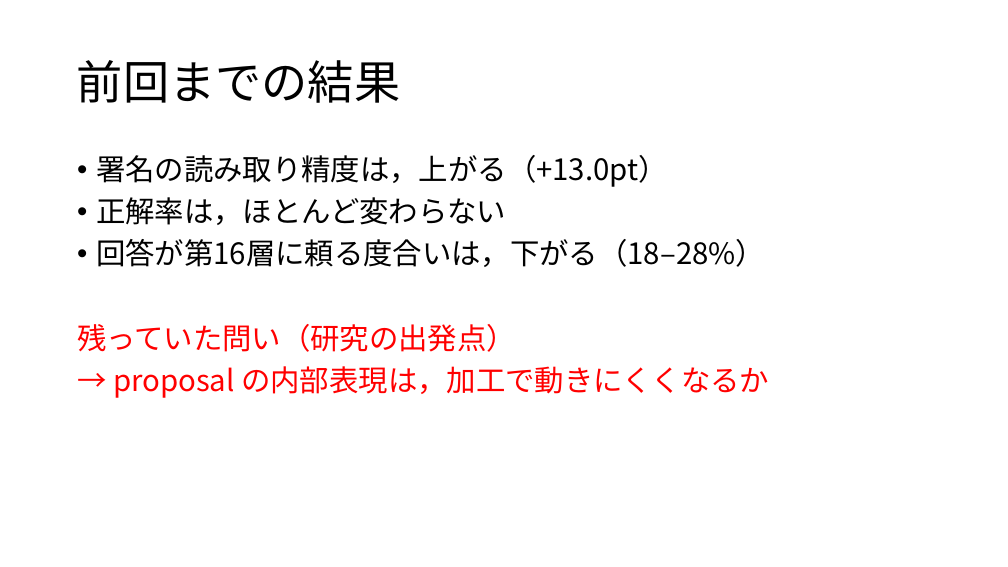
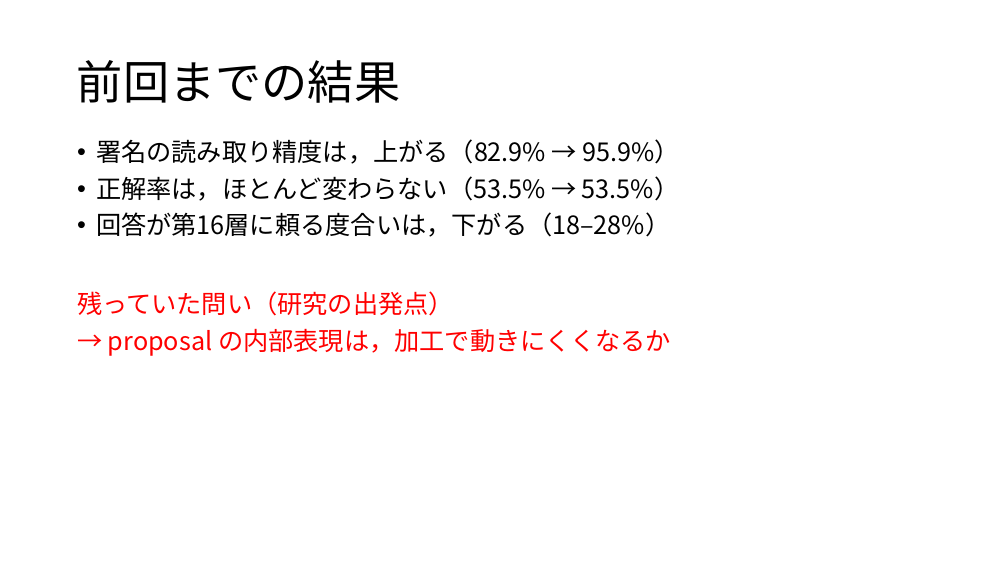
Before and after one commit to tomoking2004/cotar, a slide deck: slide 3 of presentations/20261030_進捗報告.pptx (slide 2 before the commit). Drawn at 1008x567 pixels with LibreOffice and Linux fonts; fonts in the diff are those of the drawing. Boxes give left, top, right and bottom in pixels: in the first picture for what was removed or moved away, otherwise in the second. Text is boxed around its words. In the diff, an @@ line names an element or a change of style, - is before the commit and + after.

```diff
--- a/presentations/20261030_進捗報告.pptx
+++ b/presentations/20261030_進捗報告.pptx
@@ text "署名の読み取り精度は，上がる（82.9% → 95.9%）": place and size @@
-text "署名の読み取り精度は，上がる（82.9% → 95.9%）" at (77,155,769,398)
+text "署名の読み取り精度は，上がる（82.9% → 95.9%）" at (77,139,680,356)
@@ text at (96,139,680,201): text changed; size 28 to 24 pt @@
-• 署名の読み取り精度は，上がる（+13.0pt）
-• 正解率は，ほとんど変わらない
+• 署名の読み取り精度は，上がる（82.9% → 95.9%）
+• 正解率は，ほとんど変わらない（53.5% → 53.5%）
@@ text at (77,212,671,356): size 28 to 24 pt in "回答が第16層に頼る度合いは，下がる（18–28%）", "残っていた問い（研究の出発点）", "→ proposal の内部表現は，加工で動きにくくなるか"; less space between paragraphs @@
```
Also in this commit, not shown: 11 other slides changed, 6 slides added, 2 other files.
